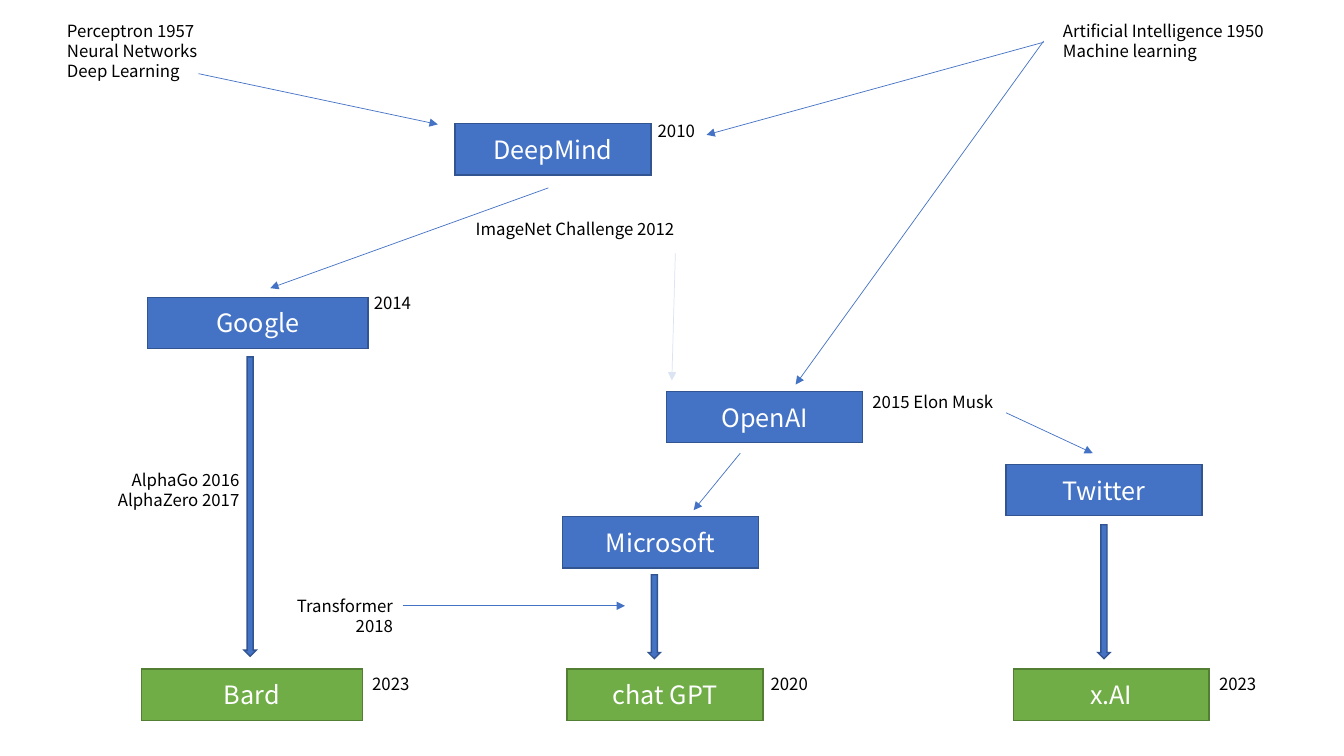
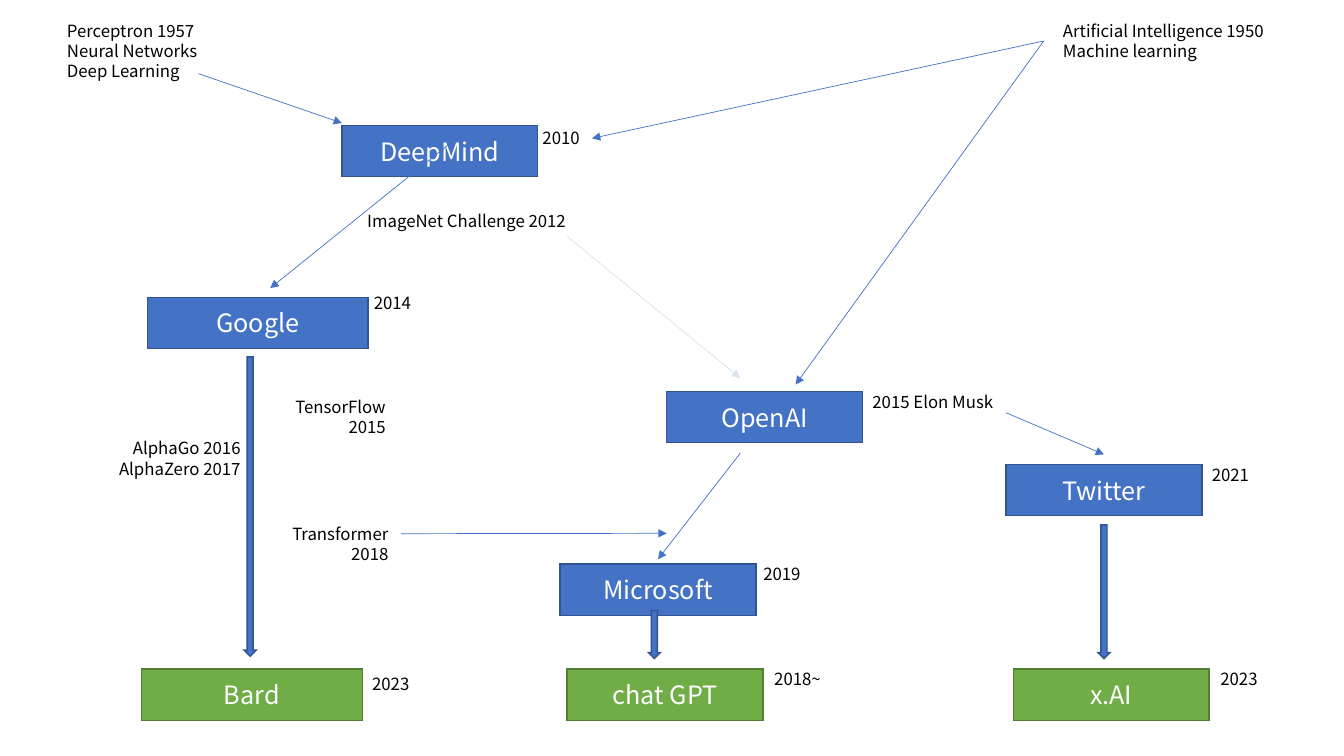
Before and after one commit to MigoJJ/AI_2023.07, a slide deck: slide 1 of AI_06_Conclusion.pptx. Drawn at 1344x756 pixels with LibreOffice and Linux fonts; fonts in the diff are those of the drawing. Boxes give left, top, right and bottom in pixels: in the first picture for what was removed or moved away, otherwise in the second. Text is boxed around its words. In the diff, an @@ line names an element or a change of style, - is before the commit and + after.

```diff
--- a/AI_06_Conclusion.pptx
+++ b/AI_06_Conclusion.pptx
@@ arrow moved from (1044, 42) - (707, 135) to (1044, 41) - (592, 138) @@
@@ arrow moved from (199, 74) - (438, 124) to (199, 74) - (342, 123) @@
@@ arrow moved from (548, 188) - (270, 288) to (467, 130) - (270, 288) @@
@@ rectangle "DeepMind": place and size @@
-rectangle "DeepMind" at bbox=[455, 124, 650, 175]
+rectangle "DeepMind" at bbox=[342, 126, 537, 177]
@@ text "2010": place and size @@
-text "2010" at bbox=[658, 124, 695, 137]
+text "2010" at bbox=[542, 131, 579, 144]
@@ text "ImageNet Challenge 2012": place and size @@
-text "ImageNet Challenge 2012" at bbox=[476, 221, 674, 240]
+text "ImageNet Challenge 2012" at bbox=[367, 210, 566, 232]
@@ arrow moved from (676, 253) - (673, 381) to (568, 237) - (740, 378) @@
@@ text added at bbox=[295, 399, 386, 434], 12 pt, text #000000 @@
+TensorFlow 2015
@@ arrow moved from (1006, 413) - (1093, 454) to (1006, 413) - (1104, 455) @@
@@ text "AlphaGo 2016": place and size @@
-text "AlphaGo 2016" at bbox=[118, 472, 239, 510]
+text "AlphaGo 2016" at bbox=[119, 440, 240, 479]
@@ arrow moved from (740, 454) - (694, 510) to (740, 454) - (658, 560) @@
@@ text added at bbox=[1212, 468, 1249, 481], 12 pt, text #000000 @@
+2021
@@ text "Transformer 2018": place and size @@
-text "Transformer 2018" at bbox=[297, 598, 393, 633]
+text "Transformer 2018" at bbox=[292, 526, 388, 561]
@@ arrow moved from (403, 606) - (625, 606) to (401, 533) - (666, 533) @@
@@ rectangle "Microsoft": place and size @@
-rectangle "Microsoft" at bbox=[563, 517, 758, 569]
+rectangle "Microsoft" at bbox=[561, 565, 756, 616]
@@ text added at bbox=[763, 567, 800, 580], 12 pt, text #000000 @@
+2019
@@ down arrow: place and size @@
-down arrow at bbox=[648, 575, 660, 658]
+down arrow at bbox=[648, 611, 660, 659]
@@ text removed at bbox=[771, 677, 808, 690] @@
-2020
@@ text added at bbox=[774, 672, 821, 686], 12 pt, text #000000 @@
+2018~
@@ text "2023": place and size @@
-text "2023" at bbox=[1219, 677, 1256, 691]
+text "2023" at bbox=[1220, 672, 1257, 686]
```
Also in this commit, not shown: 5 slides removed, 7 other files.
